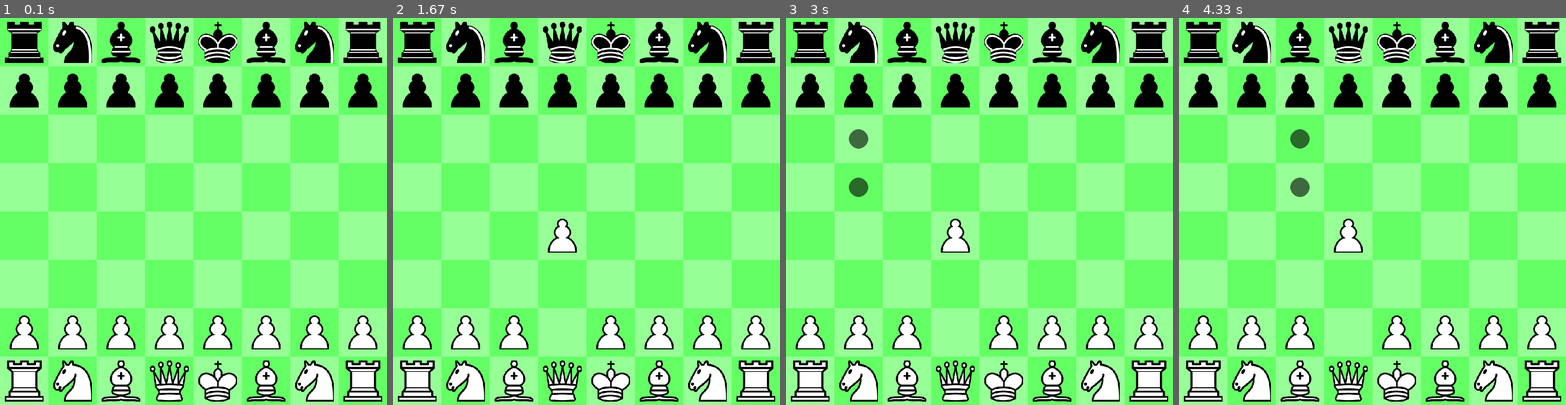
Above: before the commit, frames 1-4 (left to right).
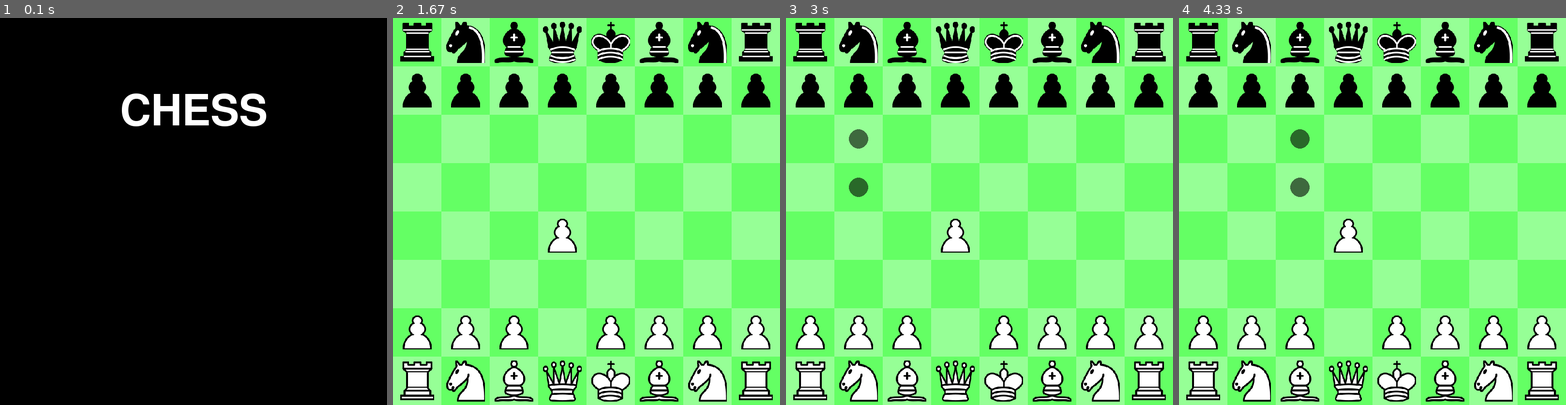
Above: after the commit, the same moments.

Repository: PennyGuyDyls/MineSweeper
Game: pygame game, started from Chess_game/Chess_pygame.py
The game is run twice, just before and just after one commit, with the same random seed, the same clock (stepped at 60 frames per second) and the same inputs.
Inputs (mouse positions are in pixels of both pictures, inside the frame that each line leads up to):
- Up to frame 1 (0.1 s): no input
- Up to frame 2 (1.67 s): click (466, 304) at 0.88 s; click (567, 312) at 1.22 s; click (586, 257) at 1.58 s
- Up to frame 3 (3 s): click (917, 83) at 2.08 s; press the mouse at (960, 312) at 2.53 s; move the mouse to (909, 238) at 2.63 s; release the mouse at (855, 161) at 2.77 s; click (863, 79) at 2.88 s
- Up to frame 4 (4.33 s): press the mouse at (1256, 79) at 3.2 s; move the mouse to (1384, 192) at 3.3 s; release the mouse at (1511, 300) at 3.43 s; click (1310, 87) at 4.12 s

The runs differ from the first frame. In frame 1, 90% of the frame differs, in the area x 0-100%, y 0-100%; in frame 2, 1.7%; in frame 3, 1.7%; in frame 4, 1.7%.

Commit message:
Chess is going great.

Diff:
--- a/Chess_game/Chess_pygame.py
+++ b/Chess_game/Chess_pygame.py
@@ -1,5 +1,4 @@
 import pygame
-import copy
 light=(150,255,150)
 dark=(100,255,100)
 black=(0,0,0)
@@ -41,6 +40,8 @@
         self.whiteincheck=False
         self.red_square=None
         self.moved=False
+        self.checkmate=False
+        self.stalemate=False
 
     def select(self,row,col):
 
@@ -54,8 +55,18 @@
                 x,y = pos
             else:
                 self.red_square=None
+            game_end=self.check_game_end()
             if self.blackincheck or self.whiteincheck:
                 self.red_square=[x,y]
+                if game_end and self.blackincheck:
+                    self.checkmate='BLACK'
+                elif game_end and self.whiteincheck:
+                    self.checkmate='WHITE'
+            else:
+                if game_end:
+                    self.stalemate=True
+
+
 
         elif self.board[row][col] == 0:
             self.moved=False
@@ -65,7 +76,7 @@
         elif isinstance(self.board[row][col],Piece) and self.board[row][col].colour==self.turn:
             self.moved=False
             self.action_piece=self.board[row][col]
-            self.dots=self.board[row][col].check_possible_moves(self.board)
+            self.dots=self.action_piece.check_possible_moves(self.board)
             self.dots=self.action_piece.check_legality(self.board,self.dots)
 
     def swap_turn(self):
@@ -92,6 +103,14 @@
         self.whiteincheck=False
         return None
 
+    def check_game_end(self):
+        for i in range(8):
+            for j in range(8):
+                if isinstance(self.board[i][j],Piece) and self.board[i][j].colour == self.turn:
+                    if self.board[i][j].check_legality(self.board,(self.board[i][j].check_possible_moves(self.board))) != []:
+                        return False
+        return True
+
 
 
 class Piece(pygame.sprite.Sprite):
@@ -136,6 +155,10 @@
         board[self.posy][self.posx]=0
         self.posx,self.posy=x,y
         self.rect.center = (x*100+50,y*100+50)
+        if isinstance(board[y][x],Piece):
+            capture_sound.play()
+        else:
+            move_sound.play()
         board[y][x]=self
         return board
 
@@ -147,9 +170,9 @@
         elif self.type == 'KING':
             self.moved=True
             if x-self.posx==2:
-                board[self.posy][7].move(board,self.posy,5)
+                board[self.posy][7].logic_move(board,self.posy,5)
             if x-self.posx==-2:
-                board[self.posy][0].move(board,self.posy,3)
+                board[self.posy][0].logic_move(board,self.posy,3)
 
         elif self.type =='ROOK':
             self.moved=True
@@ -187,7 +210,9 @@
         for i in reversed(range(len(dots))):
             fakeboard=self.clone_board(board)
             fakeboard[self.posy][self.posx].logic_move(fakeboard,dots[i][1],dots[i][0])
-            checked = self.in_check(fakeboard)
+            check_colour=False
+            check_colour=self.in_check(board,check_colour)
+            checked = self.in_check(fakeboard,check_colour)
             if checked:
                 if checked=='BLACK' and self.colour==0:
                     dots.pop(i)
@@ -195,15 +220,15 @@
                     dots.pop(i)
         return dots
 
-    def in_check(self,board):
+    def in_check(self,board,check_colour):
         for i in range(8):
             for j in range(8):
                 if isinstance(board[i][j],Piece):
                     for k in board[i][j].check_possible_moves(board):
                         if isinstance(board[k[1]][k[0]],king) and board[k[1]][k[0]].colour==board[i][j].oppcolour:
-                            if board[i][j].oppcolour==0:
+                            if board[i][j].oppcolour==0 and check_colour!='WHITE':
                                 return 'BLACK'
-                            else:
+                            elif board[i][j].oppcolour==1 and check_colour!='BLACK':
                                 return 'WHITE'
         return False
 
@@ -391,14 +416,73 @@
                 break
 
         if not self.moved:
-            if isinstance(board[self.posy][0],Piece) and not board[self.posy][0].moved:
+            if isinstance(board[self.posy][0],rook) and not board[self.posy][0].moved:
                 if castleL:
                     dots.append([self.posx-2,self.posy])
-            if isinstance(board[self.posy][7],Piece) and not board[self.posy][7].moved:
+            if isinstance(board[self.posy][7],rook) and not board[self.posy][7].moved:
                 if castleR:
                     dots.append([self.posx+2,self.posy])
 
         return dots
+
+
+def menu(start):
+    font=pygame.font.SysFont(None, 130)
+    if start:
+        text=font.render('CHESS',True,(255,255,255))
+    else:
+        surf = pygame.Surface((800,800), pygame.SRCALPHA)
+        pygame.draw.rect(surf, (0,0,0,200), (0,0,800,800))
+        screen.blit(surf, (0,0))
+        text=font.render(chess.checkmate+' WINS',True,(255,255,255))
+    screen.blit(text,(screen.get_width()//2-text.get_width()//2,150))
+    pygame.display.flip()
+    pygame.time.wait(1000)
+
+
+    stcolour=(0,200,0)
+    excolour=(200,0,0)
+    font=pygame.font.SysFont(None, 90)
+    if start:
+        sttext=font.render('START',True,(255,255,255))
+    else:
+        sttext=font.render('RESTART',True,(255,255,255))
+    extext=font.render('LEAVE',True,(255,255,255))
+    while True:
+
+        pygame.draw.rect(screen, stcolour, (50,450, 300,200))
+        screen.blit(sttext,(screen.get_width()//2-sttext.get_width()//2-200,550-sttext.get_height()//2))
+
+        pygame.draw.rect(screen, excolour, (450,450, 300,200))
+        screen.blit(extext,(screen.get_width()//2-extext.get_width()//2+200,550-extext.get_height()//2))
+
+        pygame.display.flip()
+
+        for event in pygame.event.get():
+            if event.type == pygame.QUIT:
+                pygame.quit()
+                return False
+            elif event.type == pygame.MOUSEBUTTONDOWN:
+                mx, my = pygame.mouse.get_pos()
+                if 450<=my<=650:
+                    if 50<=mx<=350:
+                        return True
+                    elif 450<=mx<=750:
+                        return False
+            elif event.type == pygame.MOUSEMOTION:
+                mx, my = pygame.mouse.get_pos()
+                if 450<=my<=650:
+                    if 50<=mx<=350:
+                        stcolour=(0,255,0)
+                    else:
+                        stcolour=(0,200,0)
+                    if 450<=mx<=750:
+                        excolour=(255,0,0)
+                    else:
+                        excolour=(200,0,0)
+                else:
+                    stcolour=(0,200,0)
+                    excolour=(200,0,0)
 
 
 def show():
@@ -420,26 +504,36 @@
     if isinstance(chess.action_piece,Piece):
         screen.blit(chess.action_piece.image,chess.action_piece.rect)
 
-
 def draw_dot(x,y):
     surf = pygame.Surface((100, 100), pygame.SRCALPHA)
     pygame.draw.circle(surf, (grey), (50,50), 20)
     screen.blit(surf, (x*100,y*100))
+
+
+pygame.init()
+pygame.mixer.init()
 
 IMG_DIR='Chess_game/Images/'
 pieces_orig=[[pygame.image.load(f'{IMG_DIR}Piece{i}.{j}.png') for i in range(1,7)] for j in range(1,3)]
 pieces=[[pygame.transform.scale(j,(80,85)) for j in i] for i in pieces_orig]
 for i in range(2):
     pieces[i][0]=pygame.transform.scale(pieces_orig[i][0],(60,70))
-
-pygame.init()
+    pieces[i][3]=pygame.transform.scale(pieces_orig[i][3],(70,80))
+
+SFX_DIR='Chess_game/Sounds/'
+move_sound = pygame.mixer.Sound(SFX_DIR+'Move.wav')
+move_sound.set_volume(0.4)
+capture_sound = pygame.mixer.Sound(SFX_DIR + 'Capture.wav')
+capture_sound.set_volume(0.8)
+
+
+
 chess=game()
 screen=pygame.display.set_mode((800,800))
 
 
-
 hover = False
-running=True
+running=menu(True)
 while running:
     show()
     pygame.display.flip()
@@ -469,3 +563,10 @@
             mx,my=pygame.mouse.get_pos()
             if isinstance(chess.action_piece,Piece):
                 chess.action_piece.follow(mx,my)
+
+    if chess.checkmate:
+        show()
+        pygame.display.flip()
+        pygame.time.wait(1500)
+        running=menu(False)
+        chess=game()
Not shown, added: Chess_game/Sounds/Capture.wav
Not shown, added: Chess_game/Sounds/Move.wav
